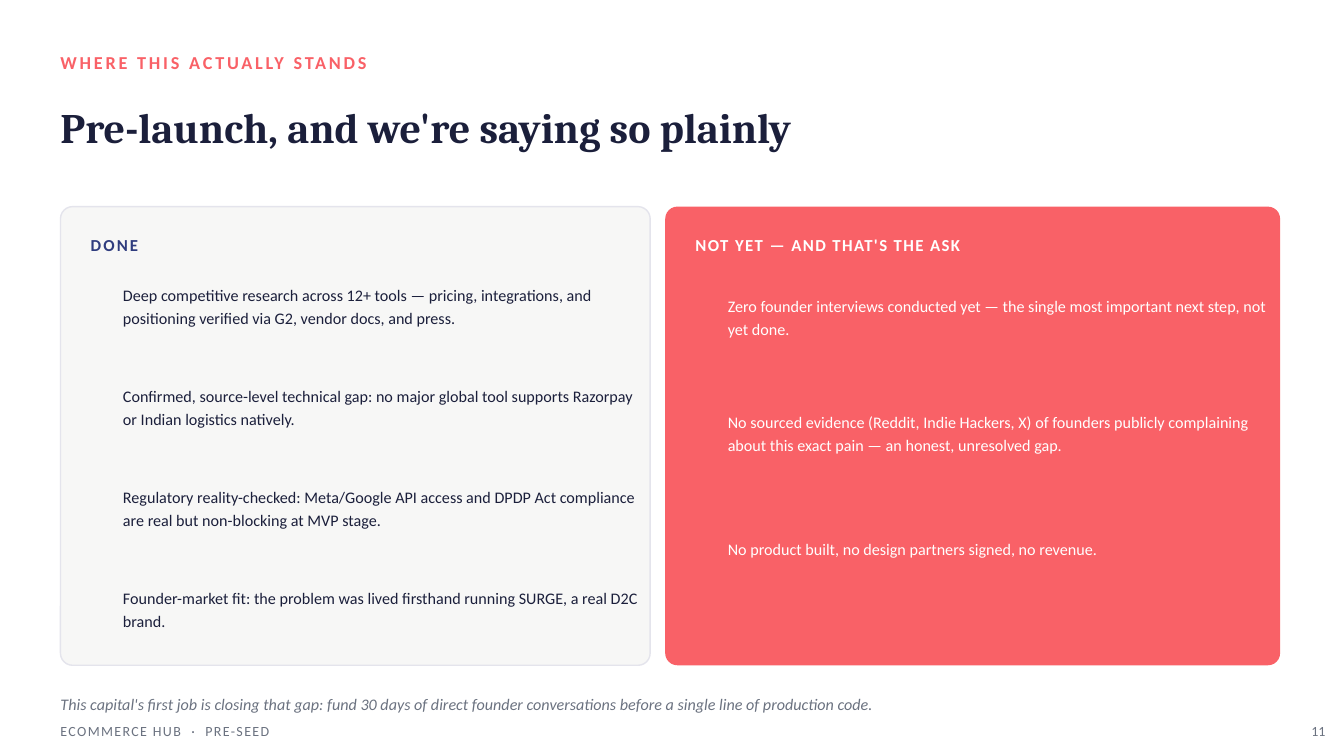
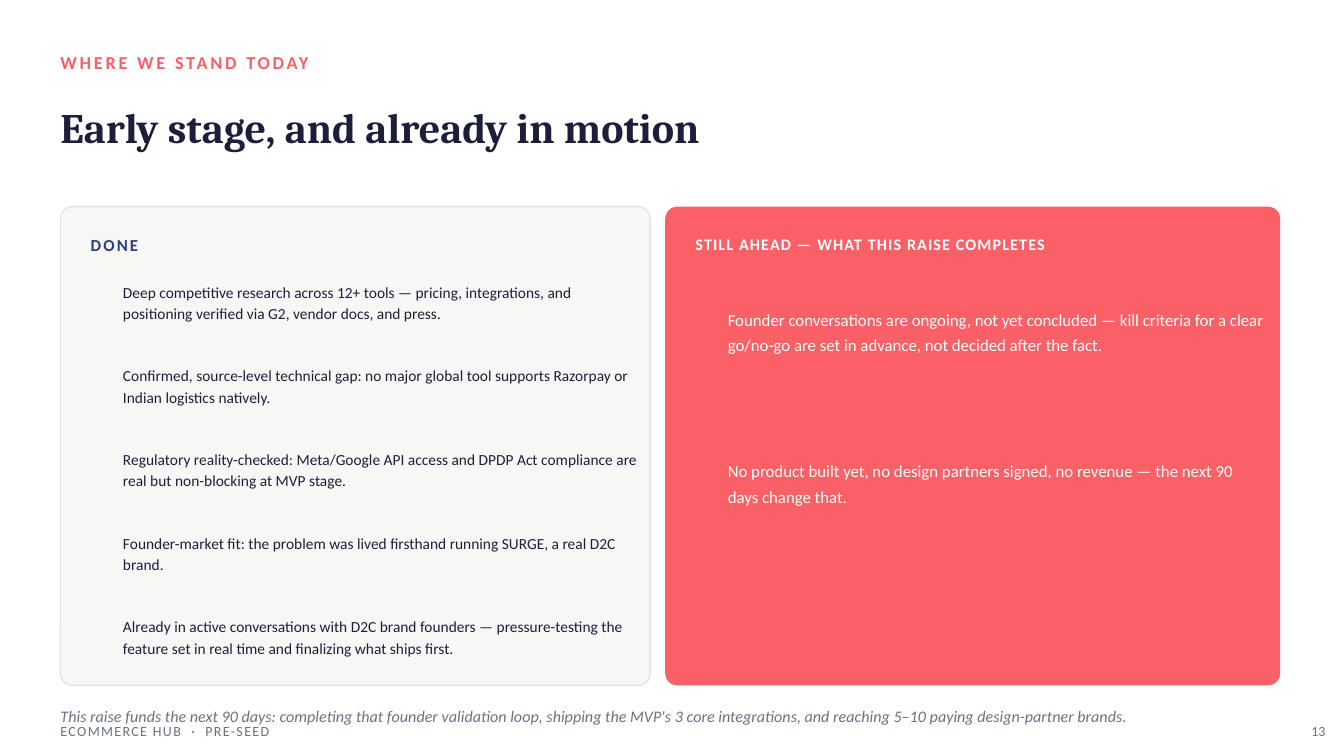
Before and after one commit to rupaparapriyam/priyam-ka-patora, a slide deck: slide 13 of A priyam ka patora/Startup Ideas/03 - Ecommerce Hub/Ecommerce_Hub_PreSeed_Deck.pptx (slide 11 before the commit). Drawn at 1344x756 pixels with LibreOffice and Linux fonts; fonts in the diff are those of the drawing; background and template pictures are left out. Boxes give left, top, right and bottom in pixels: in the first picture for what was removed or moved away, otherwise in the second. Text is boxed around its words. In the diff, an @@ line names an element or a change of style, - is before the commit and + after.

Commit message:
Deck+report: real traction, competitor detail, AI-model feature, deAI-ify copy

```diff
--- a/A priyam ka patora/Startup Ideas/03 - Ecommerce Hub/Ecommerce_Hub_PreSeed_Deck.pptx
+++ b/A priyam ka patora/Startup Ideas/03 - Ecommerce Hub/Ecommerce_Hub_PreSeed_Deck.pptx
@@ text at (x1=60, y1=114, x2=700, y2=153): text changed @@
-Pre-launch, and we're saying so plainly
+Early stage, and already in motion
@@ rounded rectangle resized from (x1=60, y1=207, x2=650, y2=665) to (x1=60, y1=207, x2=650, y2=686) @@
@@ rounded rectangle at (x1=60, y1=207, x2=650, y2=686): proportions changed @@
@@ rounded rectangle at (x1=665, y1=207, x2=1280, y2=686): proportions changed @@
@@ rounded rectangle resized from (x1=665, y1=207, x2=1280, y2=665) to (x1=665, y1=207, x2=1280, y2=686) @@
@@ text at (x1=695, y1=239, x2=1045, y2=250): text changed; bold on @@
-Zero founder interviews conducted yet — the single most important next step, not yet done.
+STILL AHEAD — WHAT THIS RAISE COMPLETES
@@ text removed at (x1=695, y1=239, x2=960, y2=251) @@
-NOT YET — AND THAT'S THE ASK
@@ text at (x1=728, y1=314, x2=1263, y2=354): text changed; size 11.5 to 12 pt @@
-No sourced evidence (Reddit, Indie Hackers, X) of founders publicly complaining about this exact pain — an honest, unresolved gap.
+Founder conversations are ongoing, not yet concluded — kill criteria for a clear go/no-go are set in advance, not decided after the fact.
@@ text "Confirmed, source-level technical gap: no ..." moved from (x1=123, y1=390, x2=633, y2=428) to (x1=123, y1=370, x2=628, y2=406) @@
@@ text "Regulatory reality-checked: Meta/Google API access ..." moved from (x1=123, y1=491, x2=635, y2=529) to (x1=123, y1=454, x2=636, y2=489) @@
@@ text at (x1=770, y1=440, x2=794, y2=451): text changed @@
-WHERE THIS ACTUALLY STANDS
+WHERE WE STAND TODAY
@@ text at (x1=728, y1=465, x2=1233, y2=506): text changed; size 11.5 to 12 pt @@
-No product built, no design partners signed, no revenue.
+No product built yet, no design partners signed, no revenue — the next 90 days change that.
@@ size 11.5 to 11 pt; line spacing 1.2 to 1.15 in 4 elements at (x1=123, y1=287, x2=572, y2=322), (x1=123, y1=370, x2=628, y2=406), (x1=123, y1=454, x2=636, y2=489), (x1=123, y1=538, x2=616, y2=570) @@
@@ text "Founder-market fit: the problem was ..." moved from (x1=123, y1=592, x2=638, y2=627) to (x1=123, y1=538, x2=616, y2=570) @@
@@ text added at (x1=123, y1=621, x2=622, y2=657), 11 pt, text #1B1F3B @@
+Already in active conversations with D2C brand founders — pressure-testing the feature set in real time and finalizing what ships first.
@@ text at (x1=60, y1=711, x2=1126, y2=725): text changed @@
-This capital's first job is closing that gap: fund 30 days of direct founder conversations before a single line of production code.
+This raise funds the next 90 days: completing that founder validation loop, shipping the MVP's 3 core integrations, and reaching 5–10 paying design-partner brands.
@@ text at (x1=1311, y1=727, x2=1325, y2=736): text changed @@
-11
+13
```
Also in this commit, not shown: 9 other slides changed, 2 slides added, 2 other files.
